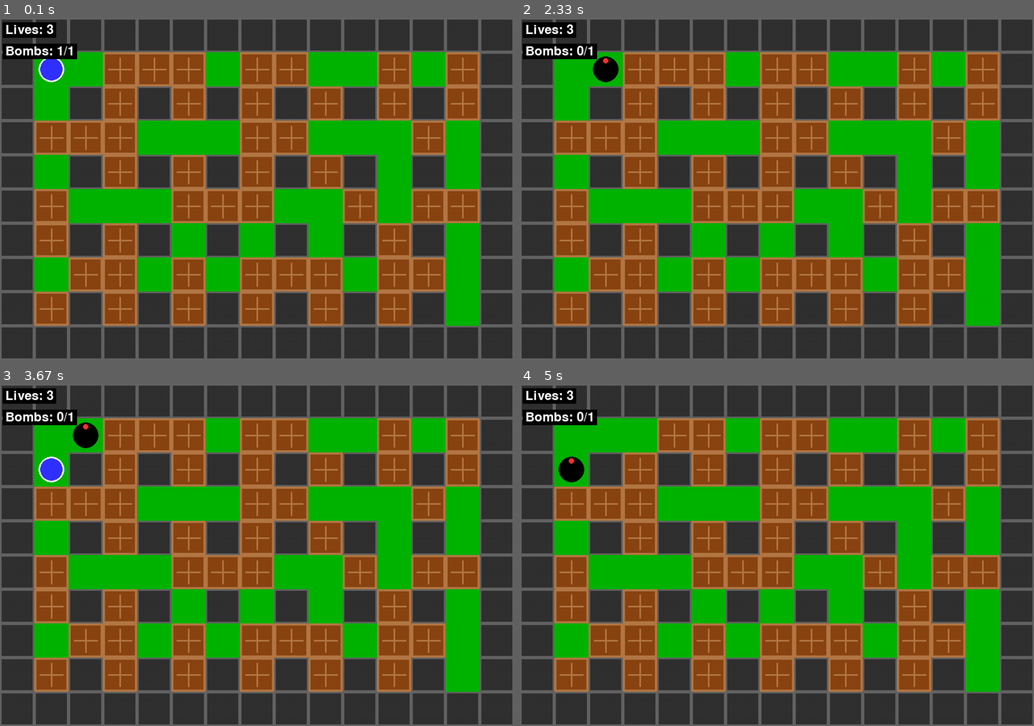
Above: before the commit, frames 1-4 (two rows, left to right).
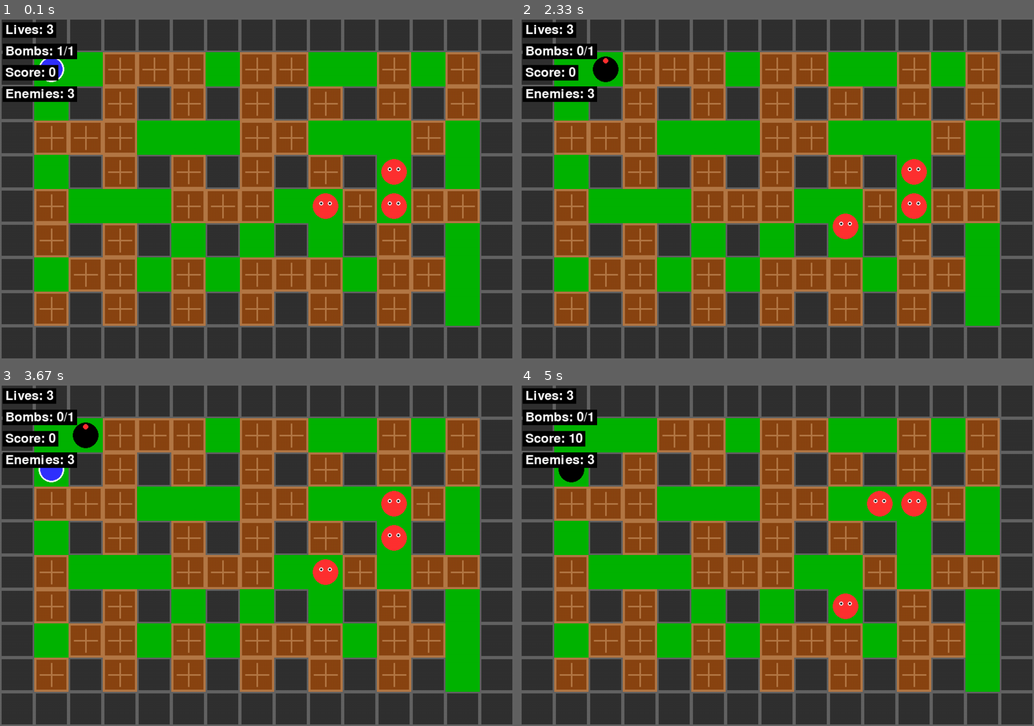
Above: after the commit, the same moments.

Repository: csorbakristof/learning_ai
Game: pygame game, started from PyGameDevTest1/main.py
Same seed, same stepped clock (60 frames per second), same inputs: the game is played once before the commit and once after it.
Inputs:
- Up to frame 1 (0.1 s): no input
- Up to frame 2 (2.33 s): hold Space 0.33-0.8 s; hold Right 0.33-0.8 s; hold W 1.33-1.8 s; tap Space at 1.4, 1.7 s
- Up to frame 3 (3.67 s): hold A 2.33-2.87 s; tap Space at 2.4, 2.7, 2.97 s; hold Down 2.9-3.2 s
- Up to frame 4 (5 s): hold Right 3.67-4.03 s; tap Space at 3.73, 4.13, 4.43 s; hold D 4.07-4.7 s

The runs differ from the first frame. In frame 1, 2.0% of the frame differs, in the area x 0-80%, y 13-59%; in frame 2, 2.0%; in frame 3, 2.0%; in frame 4, 2.0%.

Commit message:
Milestone 4, MVP ready

Diff:
--- a/PyGameDevTest1/main.py
+++ b/PyGameDevTest1/main.py
@@ -5,7 +5,7 @@
 import pygame
 import random
 from config import *
-from sprites import Wall, SoftBlock, Player, Bomb, Explosion
+from sprites import Wall, SoftBlock, Player, Bomb, Explosion, Enemy
 
 
 def grid_to_pixel(grid_x, grid_y):
@@ -112,6 +112,56 @@
     return destroyed_blocks
 
 
+def spawn_enemies(num_enemies, walls_group, soft_blocks_group, player, enemies_group):
+    """
+    Spawn enemies at random valid positions away from player
+    """
+    spawned = 0
+    max_attempts = 100
+    attempts = 0
+
+    while spawned < num_enemies and attempts < max_attempts:
+        attempts += 1
+
+        # Choose random position
+        x = random.randint(1, GRID_WIDTH - 2)
+        y = random.randint(1, GRID_HEIGHT - 2)
+
+        # Check if position is valid (not blocked and not too close to player)
+        is_blocked = False
+
+        # Check walls
+        for wall in walls_group:
+            if wall.grid_x == x and wall.grid_y == y:
+                is_blocked = True
+                break
+
+        # Check soft blocks
+        if not is_blocked:
+            for block in soft_blocks_group:
+                if block.grid_x == x and block.grid_y == y:
+                    is_blocked = True
+                    break
+
+        # Check distance from player (should be at least 3 tiles away)
+        player_distance = abs(x - player.grid_x) + abs(y - player.grid_y)
+        if player_distance < 3:
+            is_blocked = True
+
+        # Check if another enemy is already there
+        if not is_blocked:
+            for enemy in enemies_group:
+                if enemy.grid_x == x and enemy.grid_y == y:
+                    is_blocked = True
+                    break
+
+        # Spawn enemy if position is valid
+        if not is_blocked:
+            enemy = Enemy(x, y, walls_group, soft_blocks_group)
+            enemies_group.add(enemy)
+            spawned += 1
+
+
 
 def main():
     """Main game function"""
@@ -134,17 +184,30 @@
     soft_blocks = pygame.sprite.Group()
     bombs = pygame.sprite.Group()
     explosions = pygame.sprite.Group()
+    enemies = pygame.sprite.Group()
 
     # Generate level
     generate_level(walls, soft_blocks)
 
     # Create player at starting position (grid 1, 1)
     player = Player(1, 1, walls, soft_blocks)
+
+    # Spawn enemies
+    num_enemies = 3  # Start with 3 enemies for MVP
+    spawn_enemies(num_enemies, walls, soft_blocks, player, enemies)
 
     # Add all sprites to the main group for rendering
     all_sprites.add(walls)
     all_sprites.add(soft_blocks)
+    all_sprites.add(enemies)
     all_sprites.add(player)
+
+    # Game state
+    score = 0
+    blocks_destroyed = 0
+    enemies_defeated = 0
+    game_over = False
+    victory = False
 
     # Track key press for bomb placement (to avoid continuous placement)
     space_pressed = False
@@ -156,107 +219,211 @@
         for event in pygame.event.get():
             if event.type == pygame.QUIT:
                 running = False
-
-        # Input handling - continuous key checking for smooth movement
-        keys = pygame.key.get_pressed()
-
-        # Arrow keys
-        if keys[pygame.K_UP]:
-            player.move(0, -1)
-        elif keys[pygame.K_DOWN]:
-            player.move(0, 1)
-        elif keys[pygame.K_LEFT]:
-            player.move(-1, 0)
-        elif keys[pygame.K_RIGHT]:
-            player.move(1, 0)
-
-        # WASD keys
-        if keys[pygame.K_w]:
-            player.move(0, -1)
-        elif keys[pygame.K_s]:
-            player.move(0, 1)
-        elif keys[pygame.K_a]:
-            player.move(-1, 0)
-        elif keys[pygame.K_d]:
-            player.move(1, 0)
-
-        # Bomb placement with spacebar (only when player is aligned to grid)
-        if keys[pygame.K_SPACE] and not space_pressed:
-            if not player.moving and player.bombs_available > 0:
-                if can_place_bomb(player.grid_x, player.grid_y, bombs):
-                    bomb = Bomb(player.grid_x, player.grid_y, player.bomb_range, player)
-                    bombs.add(bomb)
-                    all_sprites.add(bomb)
-                    player.bombs_available -= 1
-                    space_pressed = True
-
-        # Reset space key tracking
-        if not keys[pygame.K_SPACE]:
-            space_pressed = False
-
-        # Update
-        all_sprites.update()
-
-        # Check for bombs ready to explode
-        for bomb in bombs.copy():
-            if bomb.is_ready_to_explode():
-                # Create explosion
-                destroyed_blocks = create_explosion(
-                    bomb.grid_x, bomb.grid_y, bomb.bomb_range,
-                    walls, soft_blocks, explosions
-                )
-
-                # Remove destroyed soft blocks
-                for block in destroyed_blocks:
-                    block.kill()
-                    all_sprites.remove(block)
-
-                # Add explosions to sprite groups
-                all_sprites.add(explosions)
-
-                # Return bomb to player
-                bomb.owner.bombs_available += 1
-
-                # Remove bomb
-                bomb.kill()
-                bombs.remove(bomb)
-                all_sprites.remove(bomb)
-
-        # Check collision between player and explosions
-        explosion_hits = pygame.sprite.spritecollide(player, explosions, False)
-        if explosion_hits:
-            player.lives -= 1
-            if player.lives <= 0:
-                print(f"Game Over! You ran out of lives!")
-                running = False
-            else:
-                # Respawn player at starting position
-                player.rect.x = 1 * TILE_SIZE
-                player.rect.y = 1 * TILE_SIZE
-                player.grid_x = 1
-                player.grid_y = 1
-                player.target_x = player.rect.x
-                player.target_y = player.rect.y
-                player.moving = False
-                print(f"Hit by explosion! Lives remaining: {player.lives}")
+            # Restart game on R key press after game over or victory
+            elif event.type == pygame.KEYDOWN:
+                if event.key == pygame.K_r and (game_over or victory):
+                    # Restart the game
+                    main()
+                    return
+
+        # Only process game logic if not game over or victory
+        if not game_over and not victory:
+            # Input handling - continuous key checking for smooth movement
+            keys = pygame.key.get_pressed()
+
+            # Arrow keys
+            if keys[pygame.K_UP]:
+                player.move(0, -1)
+            elif keys[pygame.K_DOWN]:
+                player.move(0, 1)
+            elif keys[pygame.K_LEFT]:
+                player.move(-1, 0)
+            elif keys[pygame.K_RIGHT]:
+                player.move(1, 0)
+
+            # WASD keys
+            if keys[pygame.K_w]:
+                player.move(0, -1)
+            elif keys[pygame.K_s]:
+                player.move(0, 1)
+            elif keys[pygame.K_a]:
+                player.move(-1, 0)
+            elif keys[pygame.K_d]:
+                player.move(1, 0)
+
+            # Bomb placement with spacebar (only when player is aligned to grid)
+            if keys[pygame.K_SPACE] and not space_pressed:
+                if not player.moving and player.bombs_available > 0:
+                    if can_place_bomb(player.grid_x, player.grid_y, bombs):
+                        bomb = Bomb(player.grid_x, player.grid_y, player.bomb_range, player)
+                        bombs.add(bomb)
+                        all_sprites.add(bomb)
+                        player.bombs_available -= 1
+                        space_pressed = True
+
+            # Reset space key tracking
+            if not keys[pygame.K_SPACE]:
+                space_pressed = False
+
+            # Update
+            all_sprites.update()
+
+            # Check for bombs ready to explode
+            for bomb in bombs.copy():
+                if bomb.is_ready_to_explode():
+                    # Create explosion
+                    destroyed_blocks = create_explosion(
+                        bomb.grid_x, bomb.grid_y, bomb.bomb_range,
+                        walls, soft_blocks, explosions
+                    )
+
+                    # Remove destroyed soft blocks and update score
+                    for block in destroyed_blocks:
+                        block.kill()
+                        all_sprites.remove(block)
+                        soft_blocks.remove(block)
+                        blocks_destroyed += 1
+                        score += 10  # 10 points per block
+
+                    # Add explosions to sprite groups
+                    all_sprites.add(explosions)
+
+                    # Return bomb to player
+                    bomb.owner.bombs_available += 1
+
+                    # Remove bomb
+                    bomb.kill()
+                    bombs.remove(bomb)
+                    all_sprites.remove(bomb)
+
+            # Check collision between enemies and explosions
+            for enemy in enemies.copy():
+                explosion_hits = pygame.sprite.spritecollide(enemy, explosions, False)
+                if explosion_hits:
+                    enemy.kill()
+                    enemies.remove(enemy)
+                    all_sprites.remove(enemy)
+                    enemies_defeated += 1
+                    score += 100  # 100 points per enemy
+
+            # Check collision between player and explosions
+            explosion_hits = pygame.sprite.spritecollide(player, explosions, False)
+            if explosion_hits:
+                player.lives -= 1
+                if player.lives <= 0:
+                    game_over = True
+                else:
+                    # Respawn player at starting position
+                    player.rect.x = 1 * TILE_SIZE
+                    player.rect.y = 1 * TILE_SIZE
+                    player.grid_x = 1
+                    player.grid_y = 1
+                    player.target_x = player.rect.x
+                    player.target_y = player.rect.y
+                    player.moving = False
+
+            # Check collision between player and enemies
+            enemy_hits = pygame.sprite.spritecollide(player, enemies, False)
+            if enemy_hits:
+                player.lives -= 1
+                if player.lives <= 0:
+                    game_over = True
+                else:
+                    # Respawn player at starting position
+                    player.rect.x = 1 * TILE_SIZE
+                    player.rect.y = 1 * TILE_SIZE
+                    player.grid_x = 1
+                    player.grid_y = 1
+                    player.target_x = player.rect.x
+                    player.target_y = player.rect.y
+                    player.moving = False
+
+            # Check win condition - all enemies defeated
+            if len(enemies) == 0:
+                victory = True
 
         # Render
         screen.fill(GREEN)  # Background color (grass)
         all_sprites.draw(screen)
 
-        # Draw UI - Lives and Bombs
+        # Draw UI - Lives, Bombs, Score, and Enemies remaining
         lives_text = font.render(f"Lives: {player.lives}", True, WHITE)
         bombs_text = font.render(f"Bombs: {player.bombs_available}/{player.max_bombs}", True, WHITE)
+        score_text = font.render(f"Score: {score}", True, WHITE)
+        enemies_text = font.render(f"Enemies: {len(enemies)}", True, WHITE)
 
         # Draw text with black background for readability
         lives_rect = lives_text.get_rect(topleft=(10, 10))
         bombs_rect = bombs_text.get_rect(topleft=(10, 50))
+        score_rect = score_text.get_rect(topleft=(10, 90))
+        enemies_rect = enemies_text.get_rect(topleft=(10, 130))
 
         pygame.draw.rect(screen, BLACK, lives_rect.inflate(10, 5))
         pygame.draw.rect(screen, BLACK, bombs_rect.inflate(10, 5))
+        pygame.draw.rect(screen, BLACK, score_rect.inflate(10, 5))
+        pygame.draw.rect(screen, BLACK, enemies_rect.inflate(10, 5))
 
         screen.blit(lives_text, lives_rect)
         screen.blit(bombs_text, bombs_rect)
+        screen.blit(score_text, score_rect)
+        screen.blit(enemies_text, enemies_rect)
+
+        # Draw game over or victory screen
+        if game_over:
+            # Semi-transparent overlay
+            overlay = pygame.Surface((SCREEN_WIDTH, SCREEN_HEIGHT))
+            overlay.set_alpha(200)
+            overlay.fill(BLACK)
+            screen.blit(overlay, (0, 0))
+
+            # Game over text
+            game_over_font = pygame.font.Font(None, 72)
+            game_over_text = game_over_font.render("GAME OVER", True, RED)
+            game_over_rect = game_over_text.get_rect(center=(SCREEN_WIDTH//2, SCREEN_HEIGHT//2 - 50))
+            screen.blit(game_over_text, game_over_rect)
+
+            # Final score
+            final_score_text = font.render(f"Final Score: {score}", True, WHITE)
+            final_score_rect = final_score_text.get_rect(center=(SCREEN_WIDTH//2, SCREEN_HEIGHT//2 + 20))
+            screen.blit(final_score_text, final_score_rect)
+
+            # Stats
+            stats_text = font.render(f"Blocks: {blocks_destroyed} | Enemies: {enemies_defeated}", True, WHITE)
+            stats_rect = stats_text.get_rect(center=(SCREEN_WIDTH//2, SCREEN_HEIGHT//2 + 60))
+            screen.blit(stats_text, stats_rect)
+
+            # Restart instruction
+            restart_text = font.render("Press R to Restart or ESC to Quit", True, YELLOW)
+            restart_rect = restart_text.get_rect(center=(SCREEN_WIDTH//2, SCREEN_HEIGHT//2 + 110))
+            screen.blit(restart_text, restart_rect)
+
+        elif victory:
+            # Semi-transparent overlay
+            overlay = pygame.Surface((SCREEN_WIDTH, SCREEN_HEIGHT))
+            overlay.set_alpha(200)
+            overlay.fill(BLACK)
+            screen.blit(overlay, (0, 0))
+
+            # Victory text
+            victory_font = pygame.font.Font(None, 72)
+            victory_text = victory_font.render("VICTORY!", True, YELLOW)
+            victory_rect = victory_text.get_rect(center=(SCREEN_WIDTH//2, SCREEN_HEIGHT//2 - 50))
+            screen.blit(victory_text, victory_rect)
+
+            # Final score
+            final_score_text = font.render(f"Final Score: {score}", True, WHITE)
+            final_score_rect = final_score_text.get_rect(center=(SCREEN_WIDTH//2, SCREEN_HEIGHT//2 + 20))
+            screen.blit(final_score_text, final_score_rect)
+
+            # Stats
+            stats_text = font.render(f"Blocks: {blocks_destroyed} | Enemies: {enemies_defeated}", True, WHITE)
+            stats_rect = stats_text.get_rect(center=(SCREEN_WIDTH//2, SCREEN_HEIGHT//2 + 60))
+            screen.blit(stats_text, stats_rect)
+
+            # Restart instruction
+            restart_text = font.render("Press R to Restart or ESC to Quit", True, YELLOW)
+            restart_rect = restart_text.get_rect(center=(SCREEN_WIDTH//2, SCREEN_HEIGHT//2 + 110))
+            screen.blit(restart_text, restart_rect)
 
         # Update display
         pygame.display.flip()
--- a/PyGameDevTest1/sprites.py
+++ b/PyGameDevTest1/sprites.py
@@ -243,3 +243,105 @@
         current_time = pygame.time.get_ticks()
         if current_time - self.created_time >= self.duration:
             self.kill()  # Remove from all groups
+
+
+class Enemy(pygame.sprite.Sprite):
+    """Enemy with random movement AI"""
+
+    def __init__(self, grid_x, grid_y, walls_group, soft_blocks_group):
+        super().__init__()
+        self.grid_x = grid_x
+        self.grid_y = grid_y
+        self.walls = walls_group
+        self.soft_blocks = soft_blocks_group
+
+        # Movement properties
+        self.speed = ENEMY_SPEED
+        self.moving = False
+        self.target_x = grid_x * TILE_SIZE
+        self.target_y = grid_y * TILE_SIZE
+
+        # AI properties
+        self.direction_timer = 0
+        self.direction_change_interval = 1000  # Change direction every 1 second
+        self.current_direction = (0, 0)
+
+        # Create visual representation (red circle)
+        self.image = pygame.Surface((TILE_SIZE, TILE_SIZE))
+        self.image.fill(GREEN)  # Transparent background
+        pygame.draw.circle(self.image, RED,
+                          (TILE_SIZE//2, TILE_SIZE//2), TILE_SIZE//2 - 8)
+        # Add angry eyes
+        eye_y = TILE_SIZE//2 - 5
+        pygame.draw.circle(self.image, WHITE, (TILE_SIZE//2 - 8, eye_y), 4)
+        pygame.draw.circle(self.image, WHITE, (TILE_SIZE//2 + 8, eye_y), 4)
+        pygame.draw.circle(self.image, BLACK, (TILE_SIZE//2 - 8, eye_y), 2)
+        pygame.draw.circle(self.image, BLACK, (TILE_SIZE//2 + 8, eye_y), 2)
+
+        # Set position
+        self.rect = self.image.get_rect()
+        self.rect.x = grid_x * TILE_SIZE
+        self.rect.y = grid_y * TILE_SIZE
+
+    def update(self):
+        """Update enemy position and AI"""
+        current_time = pygame.time.get_ticks()
+
+        # Update position - smooth movement towards target
+        if self.rect.x < self.target_x:
+            self.rect.x = min(self.rect.x + self.speed, self.target_x)
+        elif self.rect.x > self.target_x:
+            self.rect.x = max(self.rect.x - self.speed, self.target_x)
+
+        if self.rect.y < self.target_y:
+            self.rect.y = min(self.rect.y + self.speed, self.target_y)
+        elif self.rect.y > self.target_y:
+            self.rect.y = max(self.rect.y - self.speed, self.target_y)
+
+        # Update grid position when aligned
+        if self.rect.x == self.target_x and self.rect.y == self.target_y:
+            self.grid_x = self.rect.x // TILE_SIZE
+            self.grid_y = self.rect.y // TILE_SIZE
+            self.moving = False
+
+        # AI: Choose and move in random direction periodically
+        if not self.moving:
+            if current_time - self.direction_timer >= self.direction_change_interval:
+                self.choose_random_direction()
+                self.direction_timer = current_time
+
+    def choose_random_direction(self):
+        """Choose a random valid direction and try to move"""
+        import random
+
+        # Possible directions: up, down, left, right, stay
+        directions = [(0, -1), (0, 1), (-1, 0), (1, 0), (0, 0)]
+
+        # Shuffle directions to try random ones first
+        random.shuffle(directions)
+
+        for dx, dy in directions:
+            new_grid_x = self.grid_x + dx
+            new_grid_y = self.grid_y + dy
+
+            # Check if position is valid
+            if not self.is_position_blocked(new_grid_x, new_grid_y):
+                self.target_x = new_grid_x * TILE_SIZE
+                self.target_y = new_grid_y * TILE_SIZE
+                self.moving = True
+                self.current_direction = (dx, dy)
+                break
+
+    def is_position_blocked(self, grid_x, grid_y):
+        """Check if a grid position is blocked by walls or soft blocks"""
+        # Check walls
+        for wall in self.walls:
+            if wall.grid_x == grid_x and wall.grid_y == grid_y:
+                return True
+
+        # Check soft blocks
+        for block in self.soft_blocks:
+            if block.grid_x == grid_x and block.grid_y == grid_y:
+                return True
+
+        return False
Not shown, changed: PyGameDevTest1/prompts.md
Not shown, changed: PyGameDevTest1/task.md
